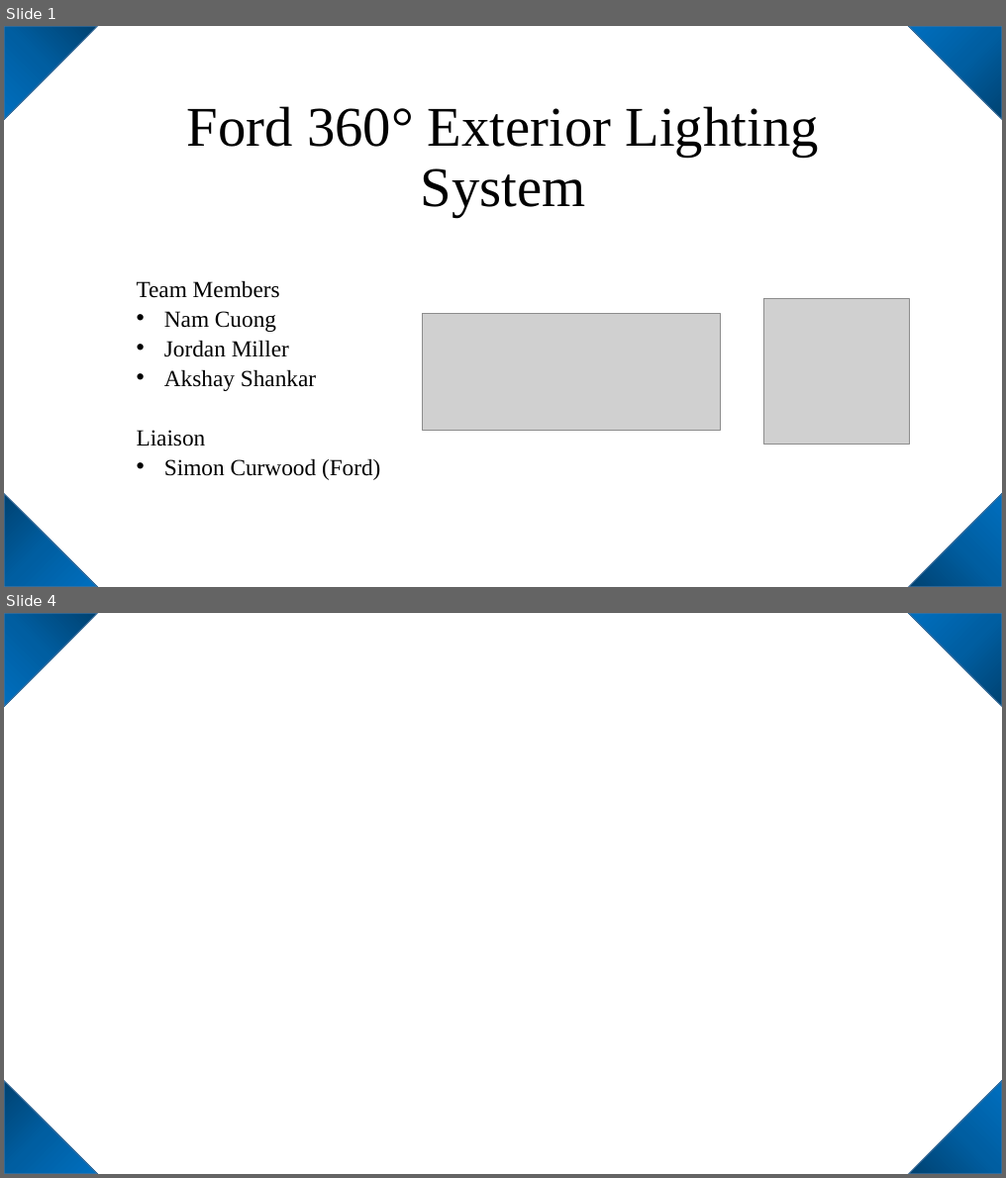
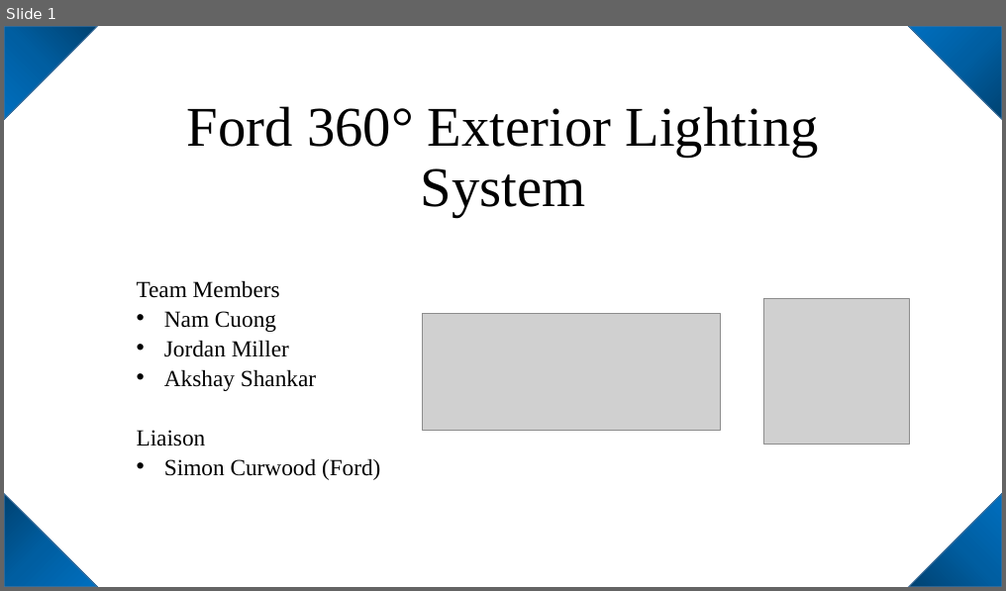
Before and after one commit to jordanm1/AVR-Ford-Lighting-Project, a slide deck: Ford 360° Exterior Lighting System.pptx. Shown one above the other, each under a label of ours: slides 1 and 4 before the commit, slide 1 after it; the slides between them are not shown. The pictures are 1006x1178 and 1006x591 pixels, drawn with LibreOffice and Linux fonts; fonts in the diff are those of the drawing; grey boxes stand for pictures. Boxes give left, top, right and bottom in pixels: in the first picture for what was removed or moved away, otherwise in the second. Text is boxed around its words. In the diff, an @@ line names an element or a change of style, - is before the commit and + after.

```diff
--- a/Ford 360° Exterior Lighting System.pptx
+++ b/Ford 360° Exterior Lighting System.pptx
@@ slide 4 removed at bbox=[4, 613, 1002, 1174], background #FFFFFF @@
@@ triangle removed at bbox=[4, 613, 98, 707] @@
@@ triangle removed at bbox=[908, 613, 1002, 707] @@
@@ triangle removed at bbox=[4, 1081, 98, 1174] @@
@@ triangle removed at bbox=[908, 1081, 1002, 1174] @@
```
Also in this commit, not shown: 2 slides changed, 8 slides added.
